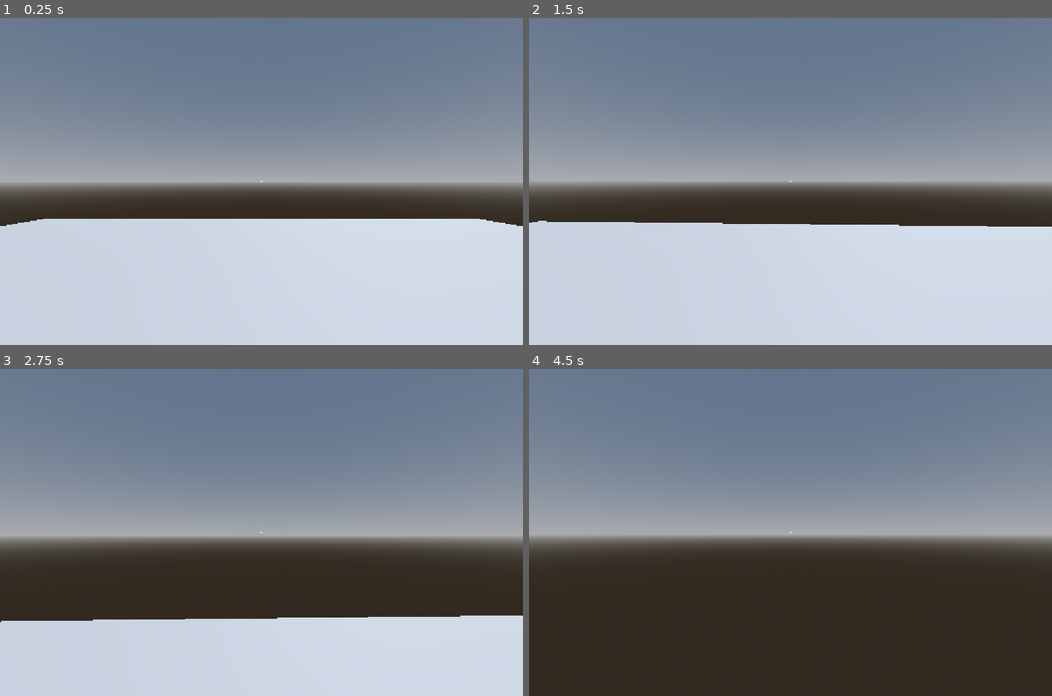
Above: before the commit, frames 1-4 (two rows, left to right).
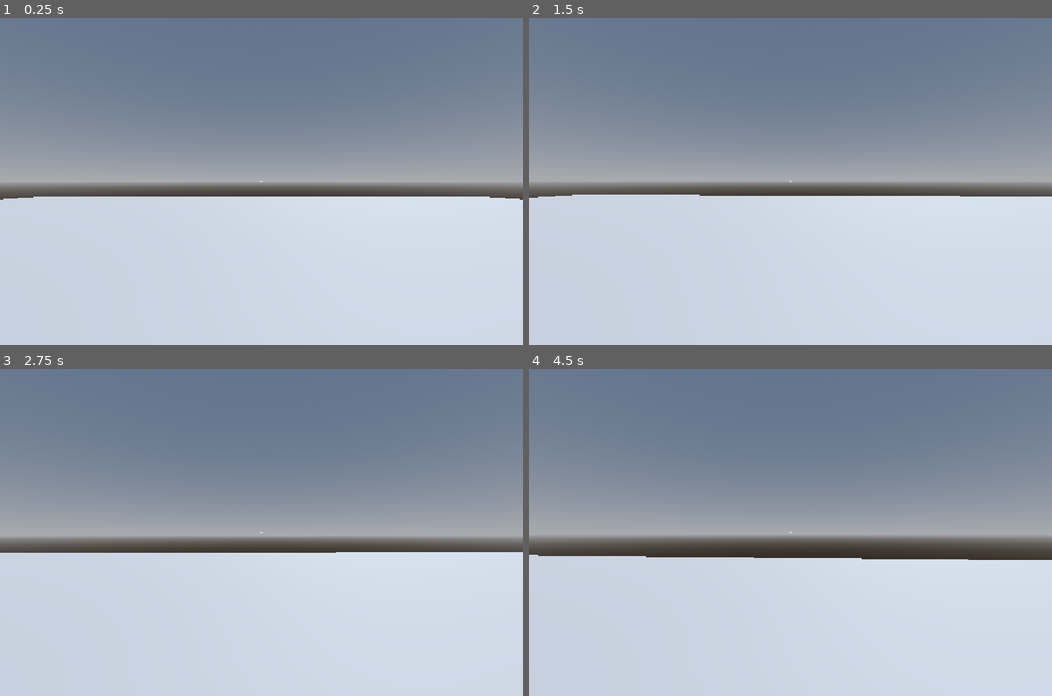
Above: after the commit, the same moments.

Repository: snddude/godot-interaction_system
Game: Godot game, scene res://testing/resources/scenes/main.tscn
Two runs of this game, one before a commit and one after it. Both use one fixed random seed, a clock stepped at 60 frames per second and the inputs below.
Inputs (mouse positions are in pixels of both pictures, inside the frame that each line leads up to):
- Up to frame 1 (0.25 s): no input
- Up to frame 2 (1.5 s): move the mouse to (816, 181) at 0.52 s; hold E (Interact) 0.53-1.28 s; hold W (forward) from 0.53 s (still down); tap Space (jump) at 0.77 s; move the mouse to (764, 181) at 1.27 s; tap E (Interact) at 1.35 s
- Up to frame 3 (2.75 s): keep holding W (forward); tap Space (jump) at 1.52 s; move the mouse to (271, 525) at 2.02 s; hold E (Interact) from 2.03 s (still down)
- Up to frame 4 (4.5 s): keep holding W (forward); move the mouse to (785, 539) at 2.77 s; release E (Interact) at 2.78 s; tap E (Interact) at 2.85, 4.35 s; tap Space (jump) at 3.02, 3.77 s; move the mouse to (827, 535) at 3.52 s; hold E (Interact) 3.53-4.28 s; tap Enter at 4.25 s; move the mouse to (748, 529) at 4.27 s

The runs differ from the first frame. In frame 1, 6.9% of the frame differs, in the area x 0-100%, y 54-64%; in frame 2, 8.7%; in frame 3, 20%; in frame 4, 42%, in the area x 0-100%, y 56-100%.

Commit message:
Edit main scene
- Increase platform size to 50x50 meters.
- Add invisible wall at platform edges.

Diff:
--- a/testing/resources/scenes/main.tscn
+++ b/testing/resources/scenes/main.tscn
@@ -13,6 +13,8 @@
 background_mode = 2
 sky = SubResource("Sky_qd545")
 
+[sub_resource type="WorldBoundaryShape3D" id="WorldBoundaryShape3D_qd545"]
+
 [node name="Main" type="Node3D" unique_id=1253142003]
 
 [node name="WorldEnvironment" type="WorldEnvironment" parent="." unique_id=1199703418]
@@ -22,11 +24,41 @@
 transform = Transform3D(-0.8660254, -0.43301278, 0.25, 0, 0.49999997, 0.86602545, -0.50000006, 0.75, -0.43301266, 0, 0, 0)
 shadow_enabled = true
 
-[node name="InteractingPlayer" parent="." unique_id=1875158480 instance=ExtResource("1_grvg4")]
+[node name="Playground" type="Node3D" parent="." unique_id=726979859]
 
-[node name="CSGCombiner3D" type="CSGCombiner3D" parent="." unique_id=607258148]
+[node name="Geometry" type="CSGCombiner3D" parent="Playground" unique_id=607258148]
 use_collision = true
 
-[node name="CSGBox3D" type="CSGBox3D" parent="CSGCombiner3D" unique_id=538742626]
+[node name="CSGBox3D" type="CSGBox3D" parent="Playground/Geometry" unique_id=538742626]
 transform = Transform3D(1, 0, 0, 0, 1, 0, 0, 0, 1, 0, -1, 0)
-size = Vector3(20, 1, 20)
+size = Vector3(50, 1, 50)
+
+[node name="WallNorth" type="StaticBody3D" parent="Playground" unique_id=1093798598]
+transform = Transform3D(1, 0, 0, 0, -4.371139e-08, -1, 0, 1, -4.371139e-08, 0, 0, -25)
+metadata/_edit_group_ = true
+
+[node name="CollisionShape3D" type="CollisionShape3D" parent="Playground/WallNorth" unique_id=1317071616]
+shape = SubResource("WorldBoundaryShape3D_qd545")
+
+[node name="WallEast" type="StaticBody3D" parent="Playground" unique_id=523191371]
+transform = Transform3D(-4.371139e-08, -1, 0, 1, -4.371139e-08, 0, 0, 0, 1, 25, 0, 0)
+metadata/_edit_group_ = true
+
+[node name="CollisionShape3D" type="CollisionShape3D" parent="Playground/WallEast" unique_id=1193495306]
+shape = SubResource("WorldBoundaryShape3D_qd545")
+
+[node name="WallSouth" type="StaticBody3D" parent="Playground" unique_id=2101969566]
+transform = Transform3D(1, 0, 0, 0, 0, 0.99999994, 0, -0.99999994, 0, 0, 0, 25)
+metadata/_edit_group_ = true
+
+[node name="CollisionShape3D" type="CollisionShape3D" parent="Playground/WallSouth" unique_id=1838364541]
+shape = SubResource("WorldBoundaryShape3D_qd545")
+
+[node name="WallWest" type="StaticBody3D" parent="Playground" unique_id=1761510210]
+transform = Transform3D(1.1924881e-08, 0.9999999, 0, -1, 1.1924879e-08, 0, 0, 0, 0.9999999, -25, 0, 3.8146973e-06)
+metadata/_edit_group_ = true
+
+[node name="CollisionShape3D" type="CollisionShape3D" parent="Playground/WallWest" unique_id=1862375082]
+shape = SubResource("WorldBoundaryShape3D_qd545")
+
+[node name="InteractingPlayer" parent="." unique_id=1875158480 instance=ExtResource("1_grvg4")]
